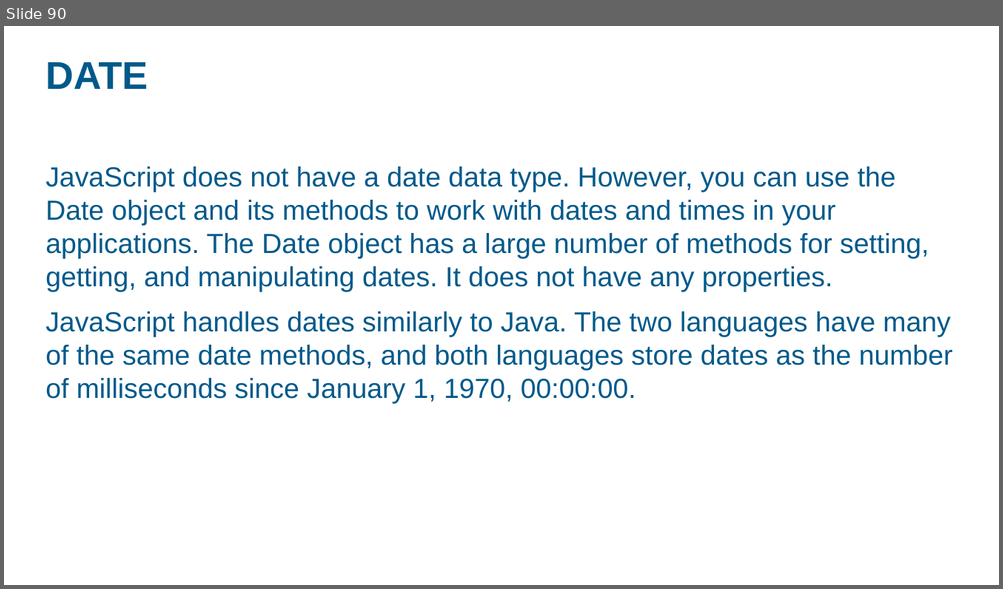
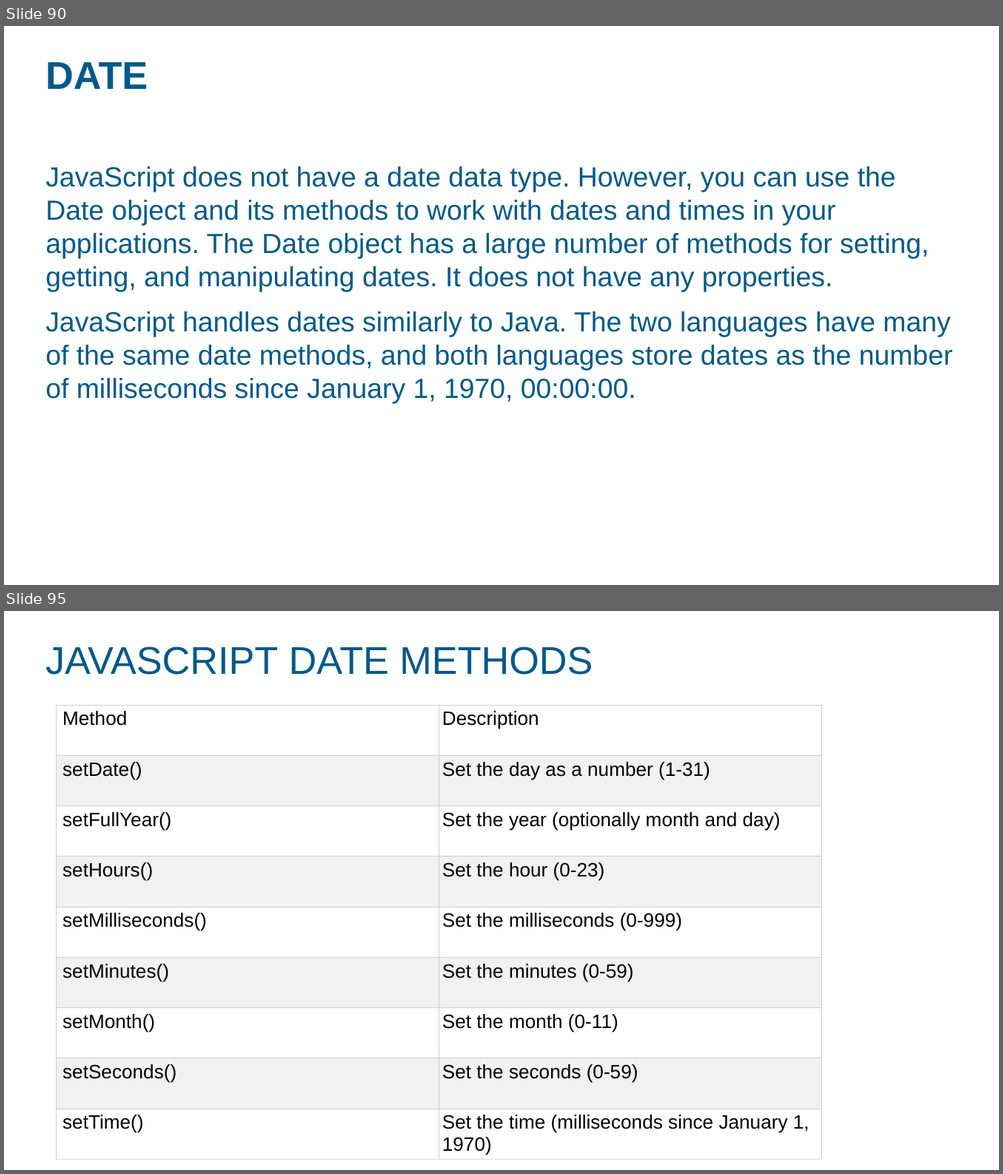
Before and after one commit to ashok07iet/java-script-sample-code, a slide deck: doc/javascript.pptx. Shown one above the other, each under a label of ours: slide 90 before the commit, slides 90 and 95 after it; the slides between them are not shown. The pictures are 1003x589 and 1003x1174 pixels, drawn with LibreOffice and Linux fonts; fonts in the diff are those of the drawing; background and template pictures are left out. Boxes give left, top, right and bottom in pixels: in the first picture for what was removed or moved away, otherwise in the second. Text is boxed around its words. In the diff, an @@ line names an element or a change of style, - is before the commit and + after.

```diff
--- a/doc/javascript.pptx
+++ b/doc/javascript.pptx
@@ slide 95 added at [4,611,999,1170], background picture (left out) @@
@@ title added at [45,647,592,675], 28 pt, text #00598A @@
+JAVASCRIPT DATE METHODS
@@ table added at [57,706,822,1162], 9 rows, 2 columns @@
+Method | Description
+setDate() | Set the day as a number (1-31)
+setFullYear() | Set the year (optionally month and day)
+setHours() | Set the hour (0-23)
+setMilliseconds() | Set the milliseconds (0-999)
+setMinutes() | Set the minutes (0-59)
+setMonth() | Set the month (0-11)
+setSeconds() | Set the seconds (0-59)
+setTime() | Set the time (milliseconds since January 1, 1970)
```
Also in this commit, not shown: 1 slide changed, 4 other slides added, 18 other files.
